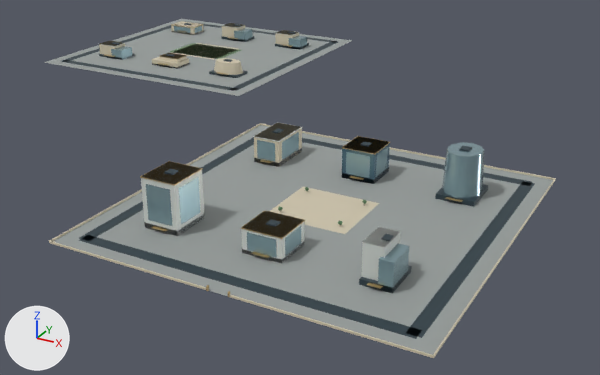
The glTF model web/public/assets/3d/ampliworld/GC-CITY-2030/GC-TILE-03-01.glb, before and after one commit.
Before and after are seen from a camera (50 mm lens) standing at (-6478.0, 13180.0, 321.0) and looking at (-6923.0, 13988.0, -83.0). The axes (+X, +Y, +Z) are drawn at lower left. The lights are the same throughout. The picture after the commit comes second. Where no turn or scale is listed for an object, it has been applied to the vertices. Vertices at exactly the same position are counted once.

The first picture shows 'GC-TILE-03-01-blue', 'GC-TILE-03-01-dark', 'GC-TILE-03-01-glass', 'GC-TILE-03-01-gold', 'GC-TILE-03-01-ivory', 'GC-TILE-03-01-leaf', 'GC-TILE-03-01-paving', 'GC-TILE-03-01-white' and 1 more.
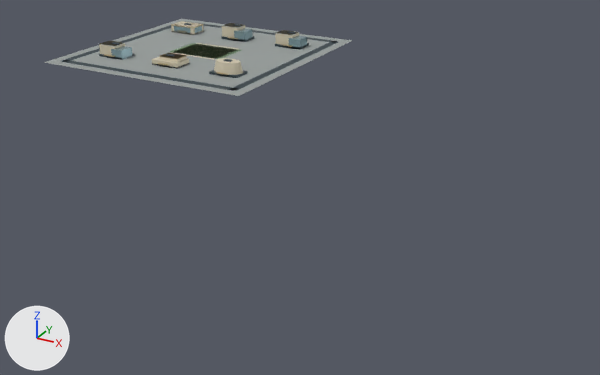
The change, as a list of edits to the scene's bpy script:
```text
Change me_mesh_0:
    used by ob_gc_tile_03_01_paving; location = (0.0, 0.0, 0.0)
    remove me_mesh_0.from_pydata(...)  # 16 vertices, 24 faces; spans x -7379.0..-6621.0, y 13621.0..14379.0, z 0.0
    add me_mesh_0.from_pydata(...)  # 8 vertices, 12 faces; spans x -7379.0..-7041.0, y 14041.0..14379.0, z 0.0
    me_mesh_0 part 1: the loose piece of 8 vertices spanning x -6959.0..-6621.0, y 13621.0..13959.0, z 0.0 is deleted
Change me_mesh_1:
    used by ob_gc_tile_03_01_dark; location = (0.0, 0.0, 0.0)
    remove me_mesh_1.from_pydata(...)  # 256 vertices, 384 faces; spans x -7364.0..-6636.0, y 13636.0..14364.0, z 0.0..49.0
    add me_mesh_1.from_pydata(...)  # 128 vertices, 192 faces; spans x -7364.0..-7056.0, y 14056.0..14364.0, z 0.0..22.0
    me_mesh_1 part 2: 16 loose pieces with 128 vertices, spanning x -6944.0..-6636.0, y 13636.0..13944.0, z 0.0..49.0, are deleted
Change me_mesh_2:
    used by ob_gc_tile_03_01_ivory; location = (0.0, 0.0, 0.0)
    remove me_mesh_2.from_pydata(...)  # 134 vertices, 208 faces; spans x -7332.0..-6620.0, y 13620.0..14316.0, z 0.0..28.0
    add me_mesh_2.from_pydata(...)  # 78 vertices, 124 faces; spans x -7332.0..-7089.0, y 14108.0..14316.0, z 0.0..21.0
    me_mesh_2 part 3: 7 loose pieces with 56 vertices, spanning x -6960.0..-6620.0, y 13620.0..13960.0, z 0.0..28.0, are deleted
Change me_mesh_3:
    used by ob_gc_tile_03_01_gold; location = (0.0, 0.0, 0.0)
    remove me_mesh_3.from_pydata(...)  # 284 vertices, 468 faces; spans x -7333.0..-6674.0, y 13620.0..14317.0, z 0.0..48.0
    add me_mesh_3.from_pydata(...)  # 130 vertices, 216 faces; spans x -7333.0..-7090.0, y 14104.0..14317.0, z 4.0..16.0
    me_mesh_3 part 4: 14 loose pieces with 154 vertices, spanning x -6908.0..-6674.0, y 13620.0..13902.0, z 0.0..48.0, are deleted
Change me_mesh_4:
    used by ob_gc_tile_03_01_glass; location = (0.0, 0.0, 0.0)
    remove me_mesh_4.from_pydata(...)  # 214 vertices, 328 faces; spans x -7333.0..-6672.0, y 13682.0..14317.0, z 0.0..46.0
    add me_mesh_4.from_pydata(...)  # 56 vertices, 84 faces; spans x -7333.0..-7088.0, y 14108.0..14317.0, z 0.0..16.0
    me_mesh_4 part 5: 18 loose pieces with 158 vertices, spanning x -6908.0..-6672.0, y 13682.0..13906.0, z 0.0..46.0, are deleted
Change me_mesh_5:
    used by ob_gc_tile_03_01_white; location = (0.0, 0.0, 0.0)
    remove me_mesh_5.from_pydata(...)  # 152 vertices, 228 faces; spans x -7333.0..-6685.0, y 13682.0..14314.0, z 0.0..48.0
    add me_mesh_5.from_pydata(...)  # 112 vertices, 168 faces; spans x -7333.0..-7103.0, y 14110.0..14314.0, z 0.0..21.0
    me_mesh_5 part 6: the loose piece of 8 vertices spanning x -6809.0..-6771.0, y 13684.0..13720.0, z 0.0..23.0 is deleted
    me_mesh_5 part 7: the loose piece of 8 vertices spanning x -6704.0..-6686.0, y 13687.0..13717.0, z 0.0..35.0 is deleted
    me_mesh_5 part 8: the loose piece of 8 vertices spanning x -6905.0..-6875.0, y 13857.0..13907.0, z 28.0 is deleted
    me_mesh_5 part 9: the loose piece of 8 vertices spanning x -6704.0..-6685.0, y 13687.0..13717.0, z 34.0..35.0 is deleted
    me_mesh_5 part 10: the loose piece of 8 vertices spanning x -6907.0..-6873.0, y 13682.0..13722.0, z 0.0..48.0 is deleted
Remove ob_gc_tile_03_01_leaf:
    ob_gc_tile_03_01_leaf = bpy.data.objects.new('GC-TILE-03-01-leaf', me_mesh_8)
    ob_gc_tile_03_01_leaf.location = (0.0, 0.0, 0.0)
Remove ob_gc_tile_03_01_blue:
    ob_gc_tile_03_01_blue = bpy.data.objects.new('GC-TILE-03-01-blue', me_mesh_9)
    ob_gc_tile_03_01_blue.location = (0.0, 0.0, 0.0)
```

What differs and where, as boxes [x1, y1, x2, y2] in the pictures (600 x 375 px):
'GC-TILE-03-01-paving', reshaped (39% narrower, 77% shorter)
    before: [44, 19, 553, 355]
    after: [44, 19, 352, 96]
'GC-TILE-03-01-dark', reshaped (41% narrower, 78% shorter)
    before: [61, 21, 535, 339]
    after: [61, 21, 338, 91]
'GC-TILE-03-01-ivory', reshaped (60% narrower, 84% shorter)
    before: [49, 21, 556, 358]
    after: [99, 21, 299, 75]
'GC-TILE-03-01-glass', reshaped (47% narrower, 87% shorter)
    before: [111, 26, 484, 294]
    after: [111, 26, 307, 60]
'GC-TILE-03-01-white', reshaped (34% narrower, 86% shorter)
    before: [100, 23, 401, 281]
    after: [100, 23, 299, 59]
'GC-TILE-03-01-gold', reshaped (48% narrower, 80% shorter)
    before: [105, 21, 463, 297]
    after: [105, 21, 292, 75]
'GC-TILE-03-01-blue', deleted
    before: [342, 136, 390, 184]
'GC-TILE-03-01-leaf', deleted
    before: [278, 187, 367, 225]
part 1 of me_mesh_0, deleted
    before: [53, 125, 553, 355]
part 2 of me_mesh_1, deleted
    before: [79, 128, 535, 339]
part 3 of me_mesh_2, deleted
    before: [49, 123, 556, 358]
part 4 of me_mesh_3, deleted
    before: [140, 136, 463, 297]
part 5 of me_mesh_4, deleted
    before: [146, 132, 484, 294]
part 6 of me_mesh_5, deleted
    before: [241, 211, 304, 263]
part 7 of me_mesh_5, deleted
    before: [361, 228, 400, 281]
part 8 of me_mesh_5, deleted
    before: [253, 122, 302, 142]
part 9 of me_mesh_5, deleted
    before: [362, 227, 401, 248]
part 10 of me_mesh_5, deleted
    before: [141, 162, 204, 236]
